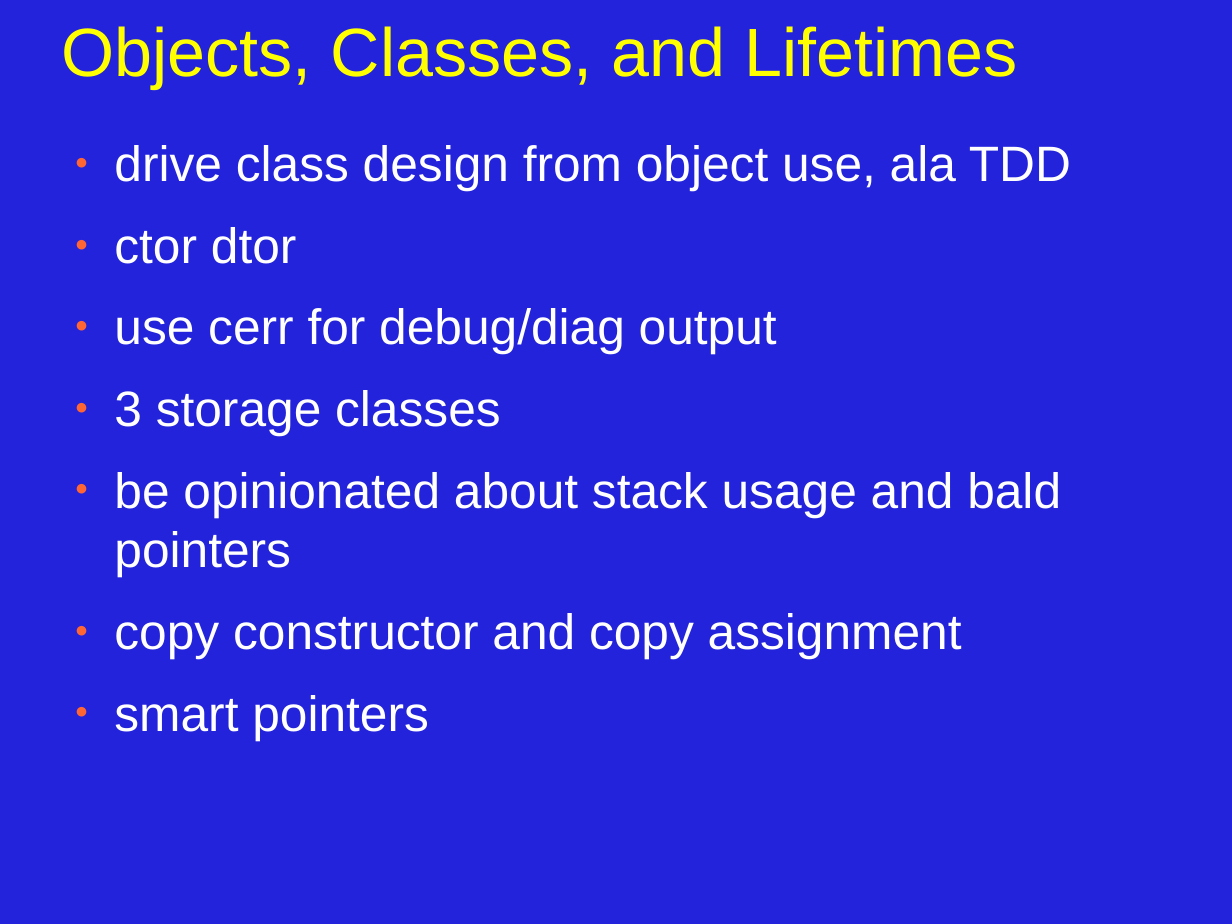
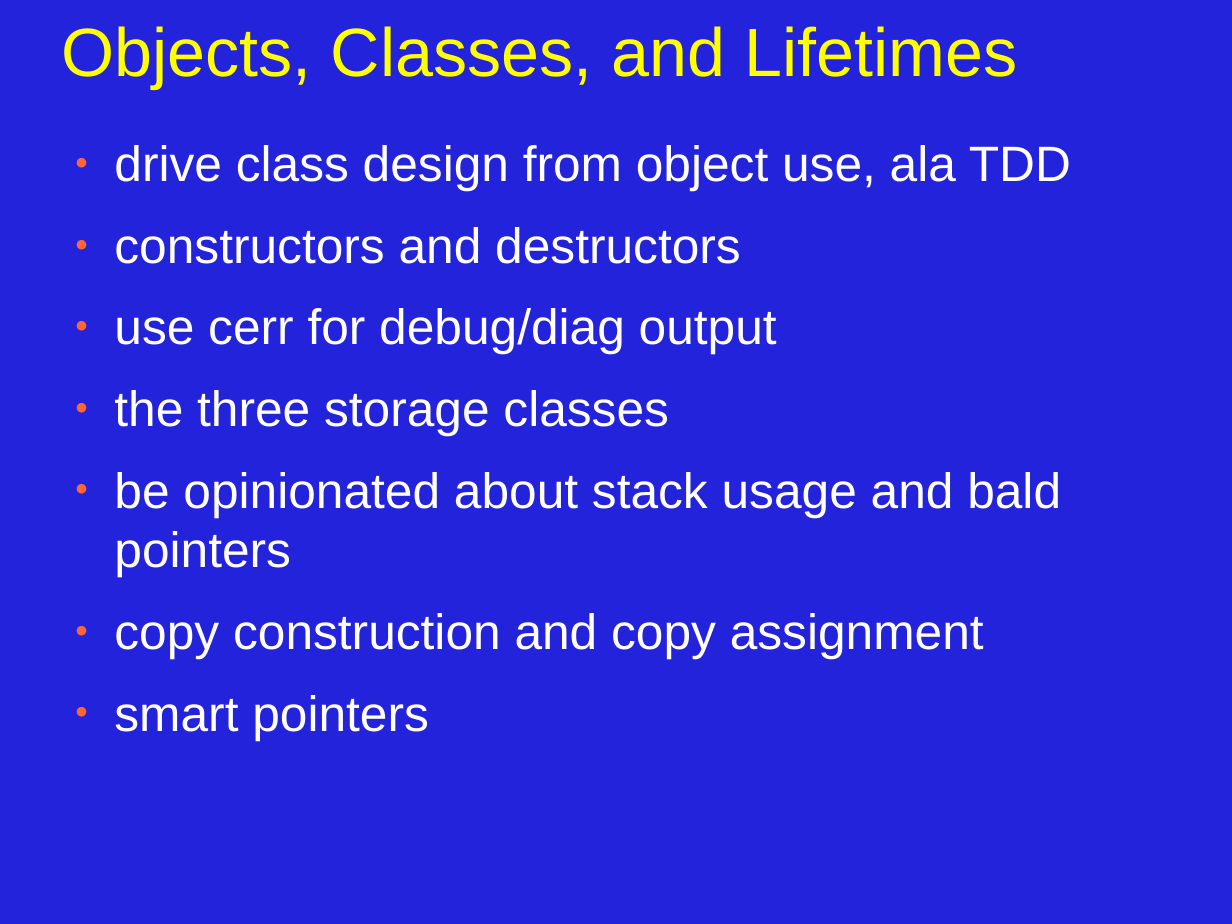
Before and after one commit to JonJagger/two-day-courses, a slide deck: slide 1 of cppf/04_Objects_Classes_and_Lifetime.odp. Drawn at 1232x924 pixels with LibreOffice and Linux fonts; fonts in the diff are those of the drawing. Boxes give left, top, right and bottom in pixels: in the first picture for what was removed or moved away, otherwise in the second. Text is boxed around its words. In the diff, an @@ line names an element or a change of style, - is before the commit and + after.

```diff
--- a/cppf/04_Objects_Classes_and_Lifetime.odp
+++ b/cppf/04_Objects_Classes_and_Lifetime.odp
@@ text at box(114, 227, 741, 264): text changed @@
-● ctor dtor
+● constructors and destructors
@@ text at box(114, 390, 669, 436): text changed @@
-● 3 storage classes
+● the three storage classes
@@ text at box(114, 613, 984, 658): text changed @@
-● copy constructor and copy assignment
+● copy construction and copy assignment
```
Also in this commit, not shown: 13 other slides changed, 3 other files.
